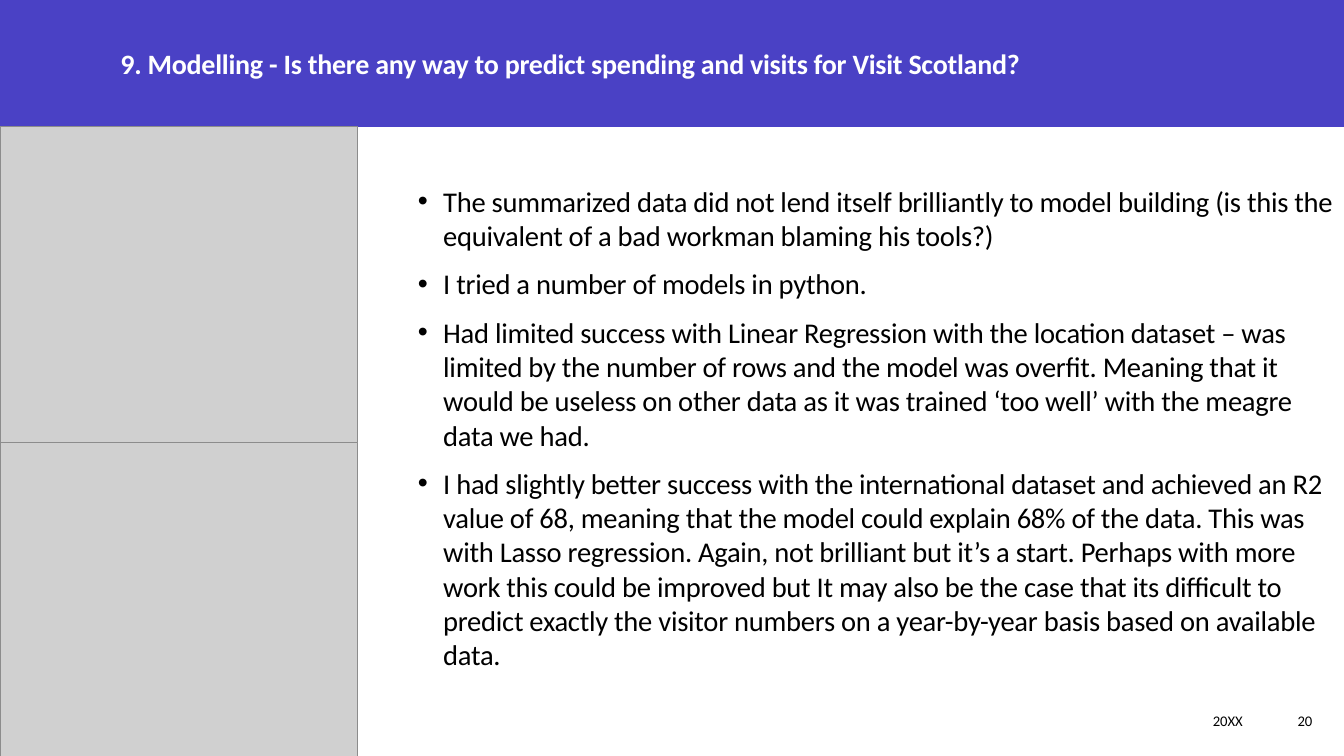
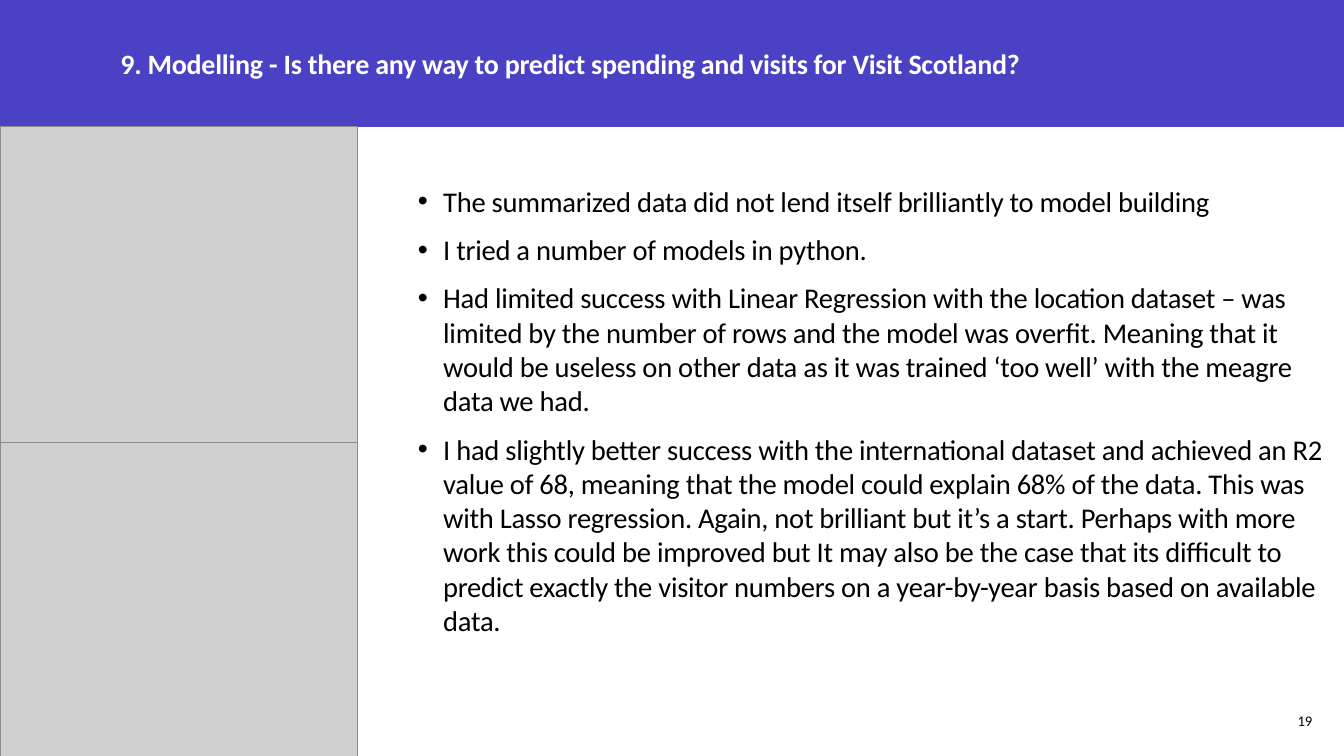
Before and after one commit to neilplenderleith/final_project_visit_scotland, a slide deck: slide 19 of Presentation/final_project_presentation.pptx (slide 20 before the commit). Drawn at 1344x756 pixels with LibreOffice and Linux fonts; fonts in the diff are those of the drawing; grey boxes stand for pictures. Boxes give left, top, right and bottom in pixels: in the first picture for what was removed or moved away, otherwise in the second. Text is boxed around its words. In the diff, an @@ line names an element or a change of style, - is before the commit and + after.

```diff
--- a/Presentation/final_project_presentation.pptx
+++ b/Presentation/final_project_presentation.pptx
@@ text at <box>443,192,1209,217</box>: text changed @@
-• The summarized data did not lend itself brilliantly to model building (is this the equivalent of a bad workman blaming his tools?)
+• The summarized data did not lend itself brilliantly to model building
@@ text removed at <box>1213,716,1243,726</box> @@
-20XX
@@ page number at <box>1298,716,1313,726</box>: text changed @@
-20
+19
```
Also in this commit, not shown: 18 other slides changed, 1 slide removed, 2 other files.
